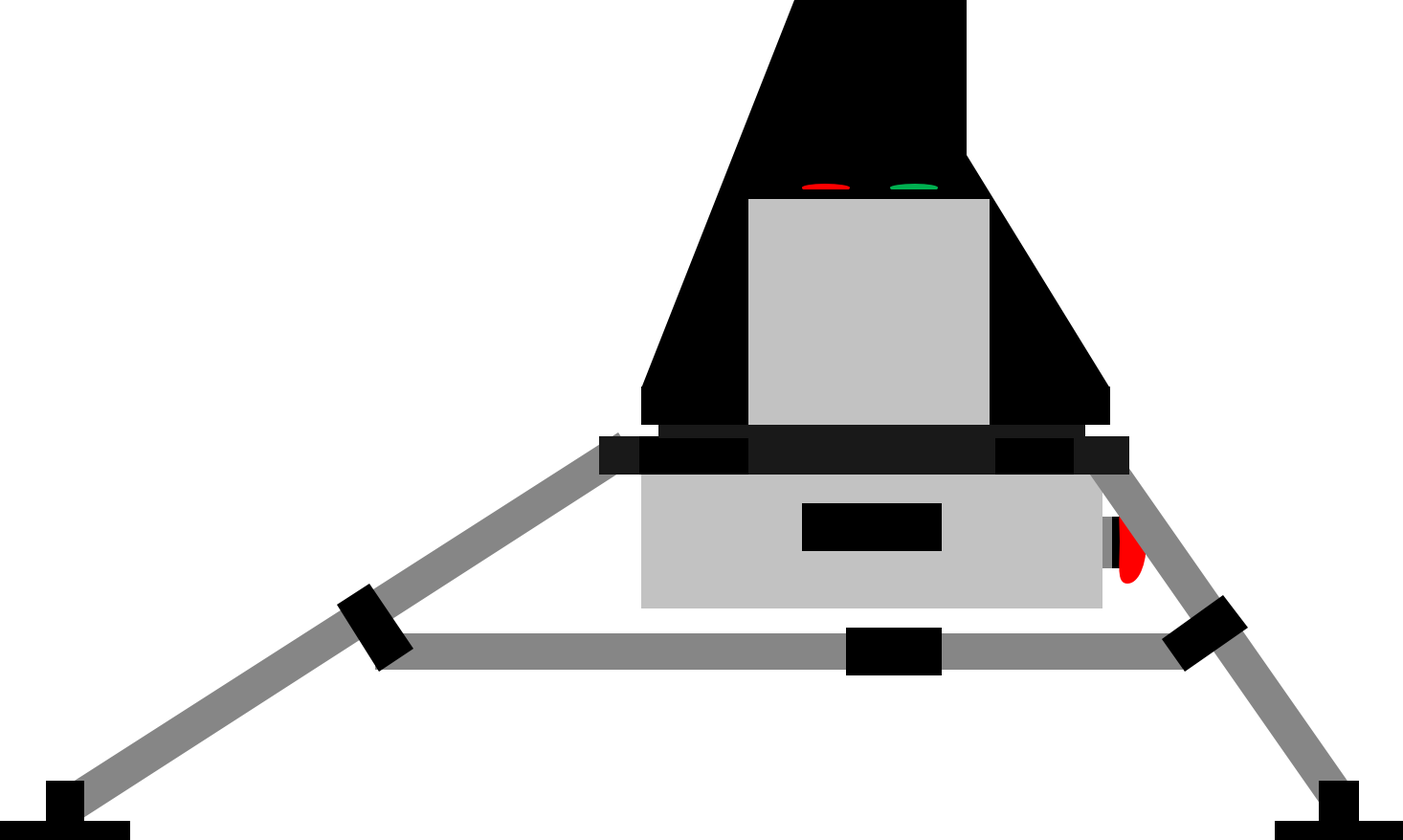
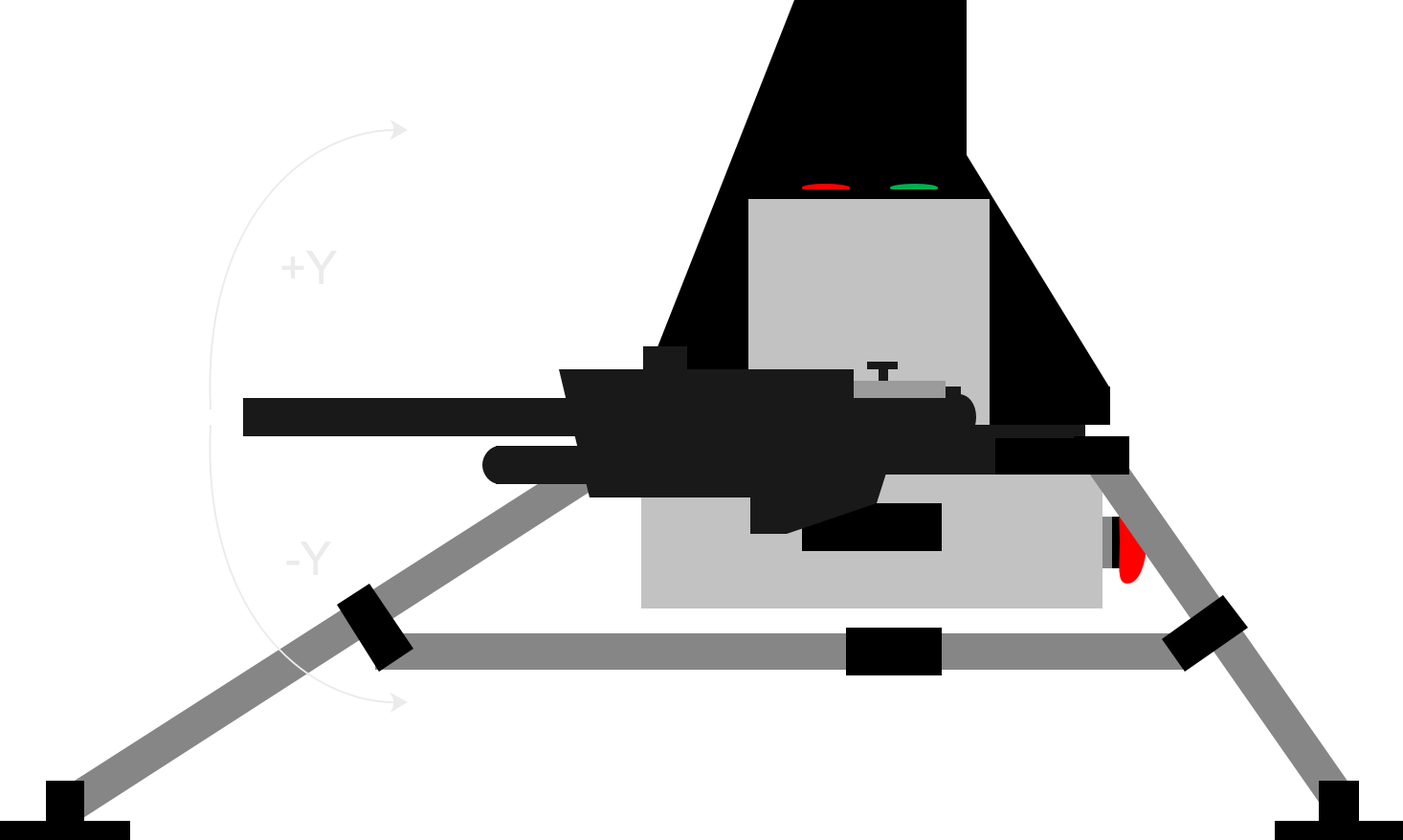
Two versions of the same layered image (1403px x 840px). Layer-by-layer changes:
removed layer "Ebene 1" over [208, 119, 1130, 714]
added layer "Ebene 6" above "Ebene 5" over [633, 370, 769, 464]
added layer "Ebene 5" above "Ebene 4" over [208, 119, 977, 714]
added layer "Ebene 4" above "Hintergrund" over [208, 119, 1130, 714]
showed "Hintergrund" over [208, 119, 1130, 714]
